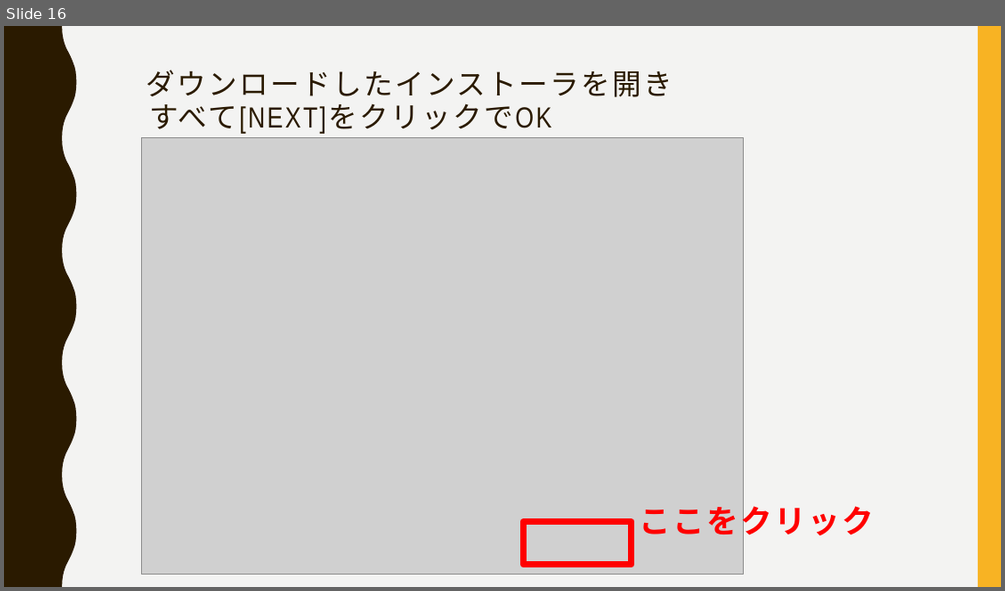
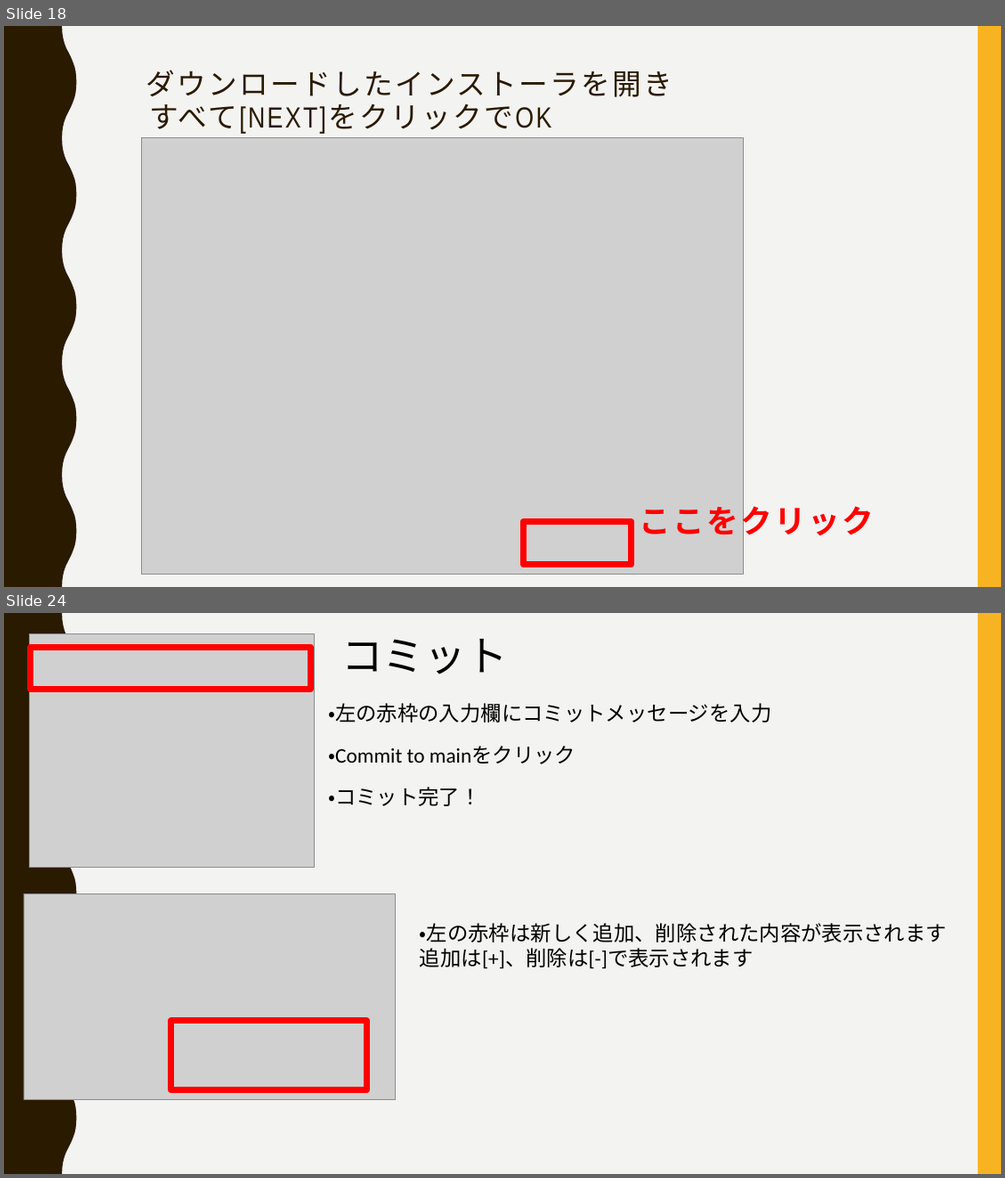
Before and after one commit to FIY24554/git_test, a slide deck: gitについて_加藤.pptx. Shown one above the other, each under a label of ours: slide 16 before the commit, slides 18 and 24 after it; the slides between them are not shown. The pictures are 1005x591 and 1005x1178 pixels, drawn with LibreOffice and Linux fonts; fonts in the diff are those of the drawing; grey boxes stand for pictures. Boxes give left, top, right and bottom in pixels: in the first picture for what was removed or moved away, otherwise in the second. Text is boxed around its words. In the diff, an @@ line names an element or a change of style, - is before the commit and + after.

```diff
--- a/gitについて_加藤.pptx
+++ b/gitについて_加藤.pptx
@@ slide 24 added at (4,613,1001,1174), background #F3F3F2; not listed: 2 template elements that a slide beside it also shows @@
@@ picture added at (30,634,315,867) @@
@@ text added at (341,639,508,674), 40 pt, text #000000 @@
+コミット
@@ rectangle added at (31,647,310,690), outline #FF0000 6 pt @@
@@ text added at (328,703,771,722), 20 pt, text #000000 @@
+・左の赤枠の入力欄にコミットメッセージを入力
@@ text added at (328,746,575,764), 20 pt, text #000000 @@
+・Commit to mainをクリック
@@ text added at (328,787,481,806), 20 pt, text #000000 @@
+・コミット完了！
@@ picture added at (24,893,395,1099) @@
@@ text added at (420,923,947,969), 20 pt, text #000000 @@
+・左の赤枠は新しく追加、削除された内容が表示されます
+追加は[+]、削除は[-]で表示されます
@@ rectangle added at (170,1021,367,1090), outline #FF0000 6 pt @@
@@ what was slide 16 is now slide 18 @@
```
Also in this commit, not shown: 1 slide changed, 14 other slides added.
